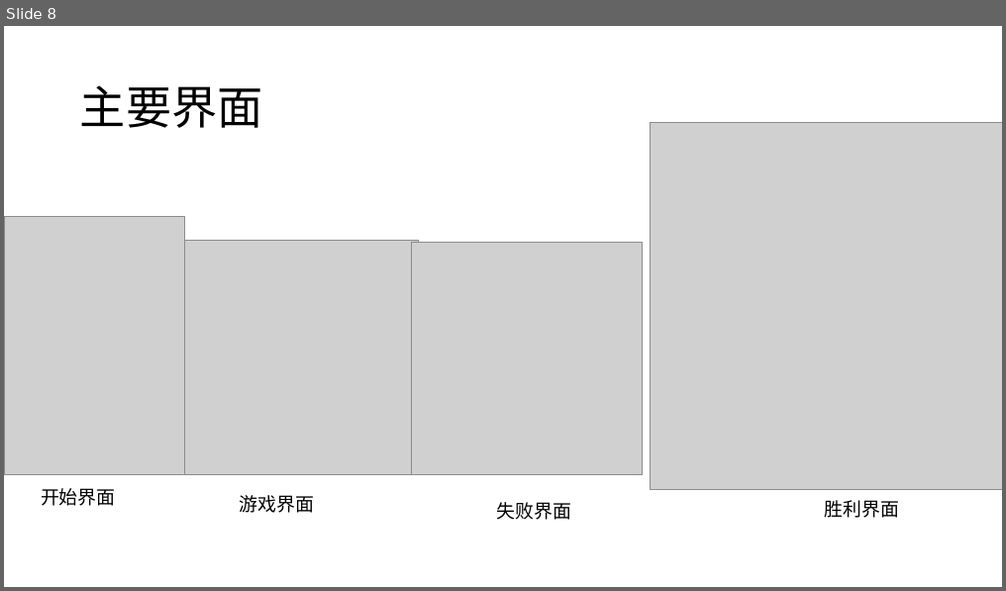
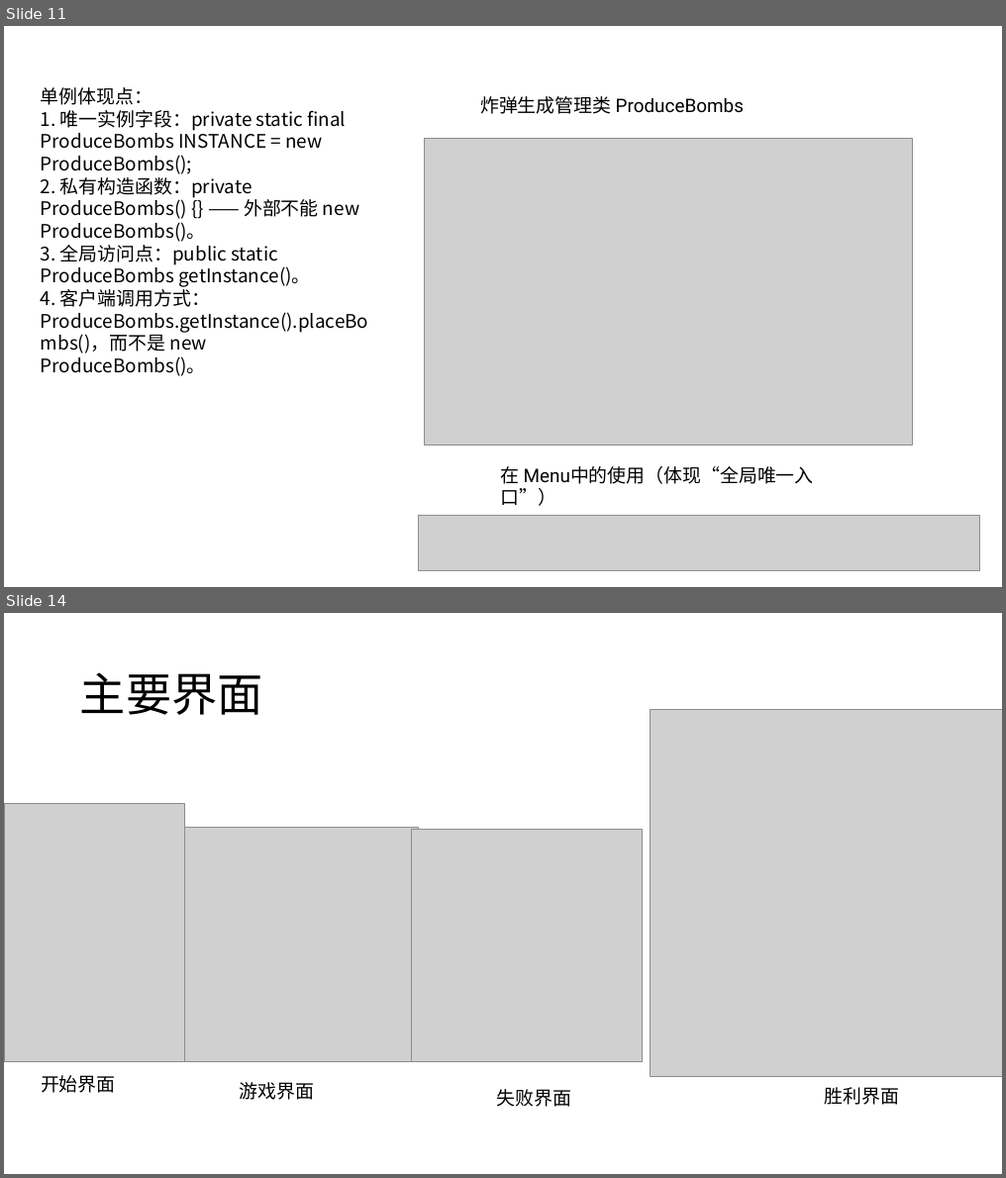
Before and after one commit to wzc506/mineswapper, a slide deck: uml.pptx. Shown one above the other, each under a label of ours: slide 8 before the commit, slides 11 and 14 after it; the slides between them are not shown. The pictures are 1006x591 and 1006x1178 pixels, drawn with LibreOffice and Linux fonts; fonts in the diff are those of the drawing; grey boxes stand for pictures. Boxes give left, top, right and bottom in pixels: in the first picture for what was removed or moved away, otherwise in the second. Text is boxed around its words. In the diff, an @@ line names an element or a change of style, - is before the commit and + after.

```diff
--- a/uml.pptx
+++ b/uml.pptx
@@ slide 11 added at box(4, 26, 1002, 587), background #FFFFFF @@
@@ text added at box(41, 87, 369, 376), 18 pt, text #000000 @@
+单例体现点：
+1. 唯一实例字段：private static final ProduceBombs INSTANCE = new ProduceBombs();
+2. 私有构造函数：private ProduceBombs() {} —— 外部不能 new ProduceBombs()。
+3. 全局访问点：public static ProduceBombs getInstance()。
+4. 客户端调用方式：ProduceBombs.getInstance().placeBombs()，而不是 new ProduceBombs()。
@@ text added at box(480, 96, 744, 114), 18 pt, text #000000 @@
+炸弹生成管理类 ProduceBombs
@@ picture added at box(425, 138, 912, 445) @@
@@ text added at box(501, 467, 814, 484), 18 pt, text #000000 @@
+在 Menu中的使用（体现“全局唯一入口”）
@@ picture added at box(418, 516, 979, 571) @@
@@ what was slide 8 is now slide 14 @@
```
Also in this commit, not shown: 3 slides changed, 11 other slides added, 32 other files.
